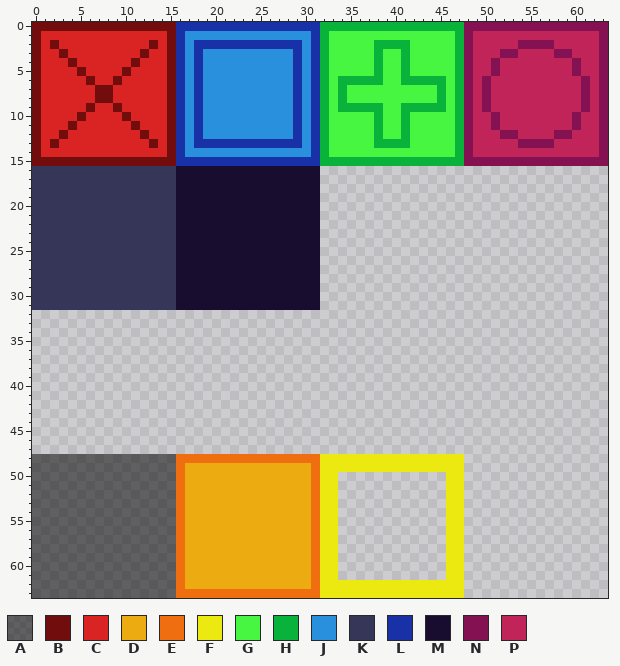
Edited in one commit: pixel-art sprite (block.png). Above is the file before it was changed.
The file is 64x64 pixels.
Palette (. is transparent): A #00000088  B #720d0d  C #da2424  D #ecab11  E #ef6e10  F #ece910  G #47f641  H #08b23b  J #2890dc  K #353658  L #1831a7  M #180d2f  N #841252  P #c12458
The same view after the edit:
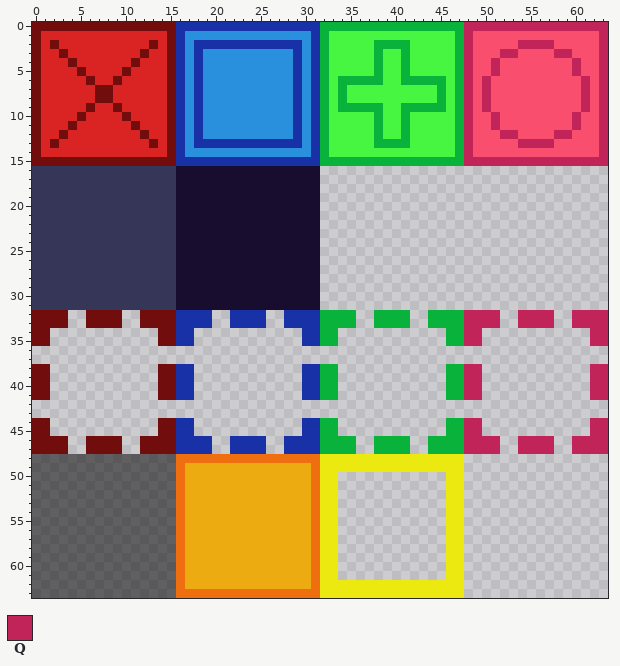
Colours new in this view: Q #c12458
The edit:
@@ palette @@
-P #c12458
+P #f94e6d
@@ x 46..63 @@
- 0 HHNNNNNNNNNNNNNNNN
- 1 GHNPPPPPPPPPPPPPPN
- 2 GHNPPPPPNNNNPPPPPN
- 3 GHNPPPNNPPPPNNPPPN
- 4 GHNPPNPPPPPPPPNPPN
- 5 GHNPPNPPPPPPPPNPPN
- 6 GHNPNPPPPPPPPPPNPN
- 7 GHNPNPPPPPPPPPPNPN
- 8 GHNPNPPPPPPPPPPNPN
- 9 GHNPNPPPPPPPPPPNPN
-10 GHNPPNPPPPPPPPNPPN
-11 GHNPPNPPPPPPPPNPPN
-12 GHNPPPNNPPPPNNPPPN
-13 GHNPPPPPNNNNPPPPPN
-14 GHNPPPPPPPPPPPPPPN
-15 HHNNNNNNNNNNNNNNNN
+ 0 HHQQQQQQQQQQQQQQQQ
+ 1 GHQPPPPPPPPPPPPPPQ
+ 2 GHQPPPPPQQQQPPPPPQ
+ 3 GHQPPPQQPPPPQQPPPQ
+ 4 GHQPPQPPPPPPPPQPPQ
+ 5 GHQPPQPPPPPPPPQPPQ
+ 6 GHQPQPPPPPPPPPPQPQ
+ 7 GHQPQPPPPPPPPPPQPQ
+ 8 GHQPQPPPPPPPPPPQPQ
+ 9 GHQPQPPPPPPPPPPQPQ
+10 GHQPPQPPPPPPPPQPPQ
+11 GHQPPQPPPPPPPPQPPQ
+12 GHQPPPQQPPPPQQPPPQ
+13 GHQPPPPPQQQQPPPPPQ
+14 GHQPPPPPPPPPPPPPPQ
+15 HHQQQQQQQQQQQQQQQQ
 16 ..................
@@ x 0..63 @@
 31 KKKKKKKKKKKKKKKKMMMMMMMMMMMMMMMM................................
-32 ................................................................
-33 ................................................................
-34 ................................................................
-35 ................................................................
+32 BBBB..BBBB..BBBBLLLL..LLLL..LLLLHHHH..HHHH..HHHHQQQQ..QQQQ..QQQQ
+33 BBBB..BBBB..BBBBLLLL..LLLL..LLLLHHHH..HHHH..HHHHQQQQ..QQQQ..QQQQ
+34 BB............BBLL............LLHH............HHQQ............QQ
+35 BB............BBLL............LLHH............HHQQ............QQ
 36 ................................................................
 37 ................................................................
-38 ................................................................
-39 ................................................................
-40 ................................................................
-41 ................................................................
+38 BB............BBLL............LLHH............HHQQ............QQ
+39 BB............BBLL............LLHH............HHQQ............QQ
+40 BB............BBLL............LLHH............HHQQ............QQ
+41 BB............BBLL............LLHH............HHQQ............QQ
 42 ................................................................
 43 ................................................................
-44 ................................................................
-45 ................................................................
-46 ................................................................
-47 ................................................................
+44 BB............BBLL............LLHH............HHQQ............QQ
+45 BB............BBLL............LLHH............HHQQ............QQ
+46 BBBB..BBBB..BBBBLLLL..LLLL..LLLLHHHH..HHHH..HHHHQQQQ..QQQQ..QQQQ
+47 BBBB..BBBB..BBBBLLLL..LLLL..LLLLHHHH..HHHH..HHHHQQQQ..QQQQ..QQQQ
 48 AAAAAAAAAAAAAAAAEEEEEEEEEEEEEEEEFFFFFFFFFFFFFFFF................
Where, in picture pixels (left, top, right, bottom), the same in both pictures:
changed: (464, 22, 608, 166)
added: (32, 310, 608, 454)
